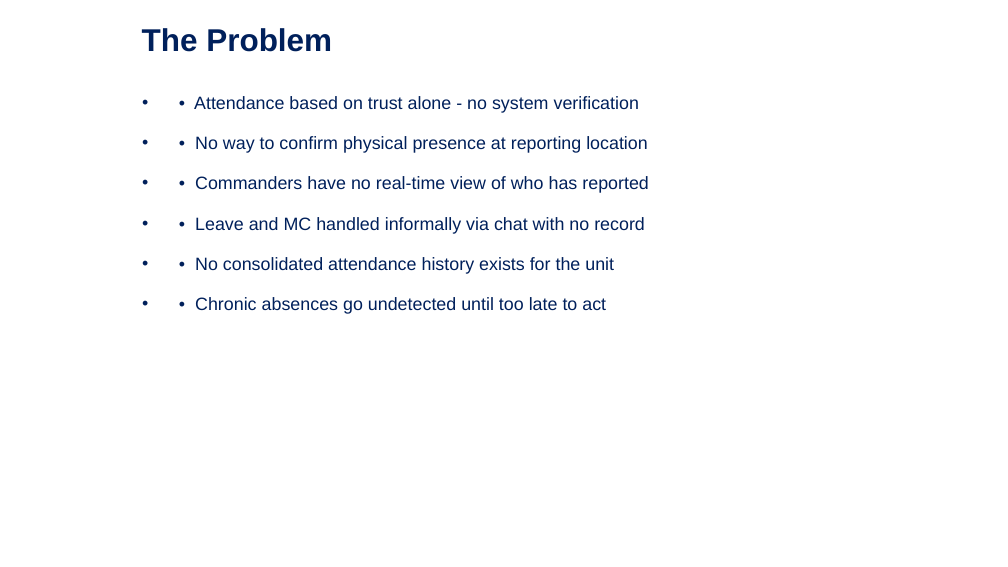
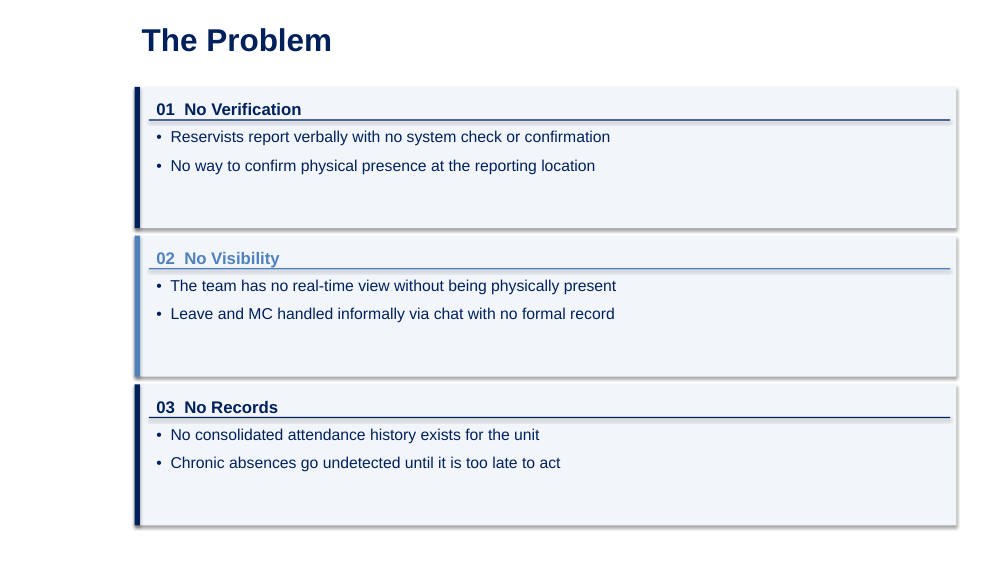
Before and after one commit to GOHSUNJIN/reservist, a slide deck: slide 5 of OpsTracker.pptx (slide 3 before the commit). Drawn at 1008x567 pixels with LibreOffice and Linux fonts; fonts in the diff are those of the drawing; background and template pictures are left out. Boxes give left, top, right and bottom in pixels: in the first picture for what was removed or moved away, otherwise in the second. Text is boxed around its words. In the diff, an @@ line names an element or a change of style, - is before the commit and + after.

```diff
--- a/OpsTracker.pptx
+++ b/OpsTracker.pptx
@@ rectangle added at [135, 87, 957, 228], fill #F2F6FB @@
@@ rectangle added at [135, 87, 140, 228], fill #00205B @@
@@ rectangle added at [149, 119, 951, 121], fill #00205B @@
@@ text added at [156, 103, 301, 120], 16 pt, text #00205B, bold @@
+01 No Verification
@@ text removed at [194, 96, 649, 314] @@
-• • Attendance based on trust alone - no system verification
-• • No way to confirm physical presence at reporting location
-• • Commanders have no real-time view of who has reported
-• • Leave and MC handled informally via chat with no record
-• • No consolidated attendance history exists for the unit
-• • Chronic absences go undetected until too late to act
@@ text added at [171, 130, 611, 175], 15 pt, text #00205B @@
+• Reservists report verbally with no system check or confirmation
+• No way to confirm physical presence at the reporting location
@@ rectangle added at [135, 236, 957, 377], fill #F2F6FB @@
@@ rectangle added at [135, 236, 140, 377], fill #4F81BD @@
@@ rectangle added at [149, 268, 951, 270], fill #4F81BD @@
@@ text added at [156, 252, 280, 268], 16 pt, text #4F81BD, bold @@
+02 No Visibility
@@ text added at [170, 279, 616, 323], 15 pt, text #00205B @@
+• The team has no real-time view without being physically present
+• Leave and MC handled informally via chat with no formal record
@@ rectangle added at [135, 384, 957, 526], fill #F2F6FB @@
@@ rectangle added at [135, 384, 140, 526], fill #00205B @@
@@ rectangle added at [149, 417, 951, 418], fill #00205B @@
@@ text added at [156, 401, 278, 413], 16 pt, text #00205B, bold @@
+03 No Records
@@ text added at [171, 428, 561, 472], 15 pt, text #00205B @@
+• No consolidated attendance history exists for the unit
+• Chronic absences go undetected until it is too late to act
```
Also in this commit, not shown: 12 other slides changed, 10 slides added, 2 slides removed, 20 other files.
